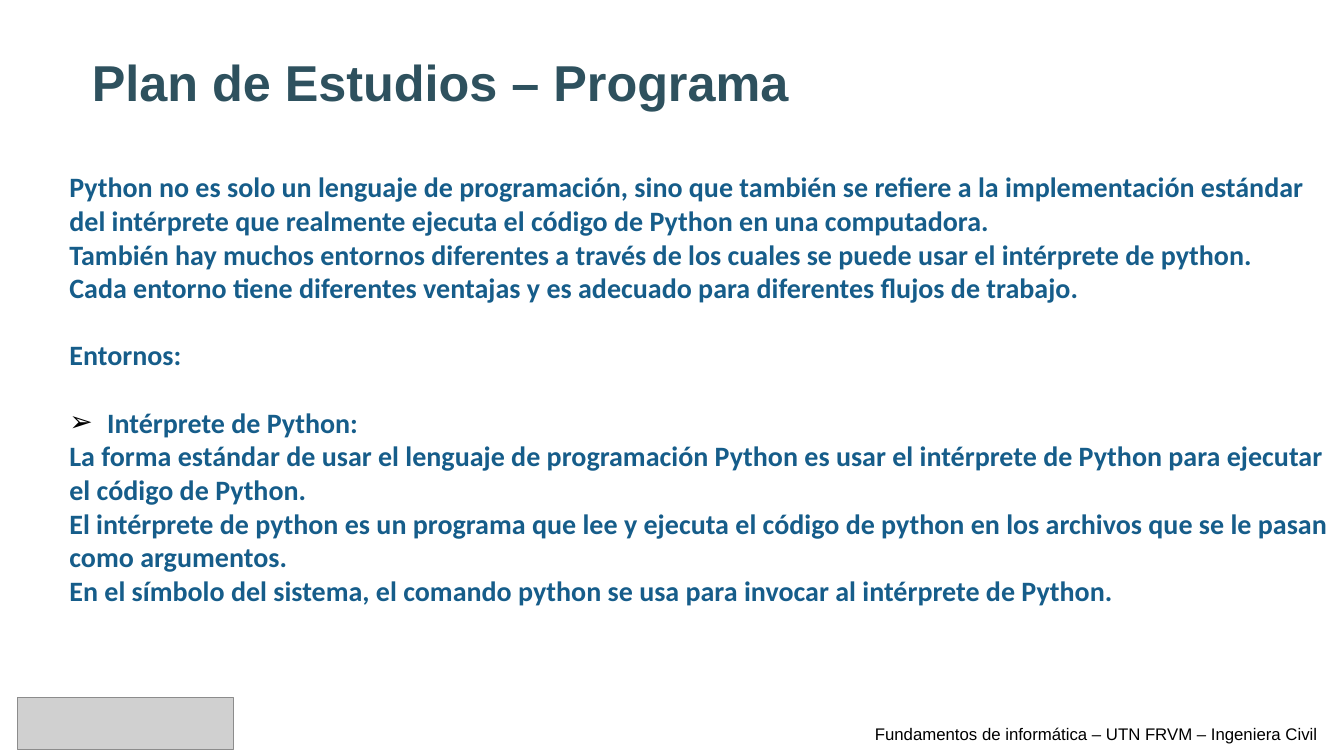
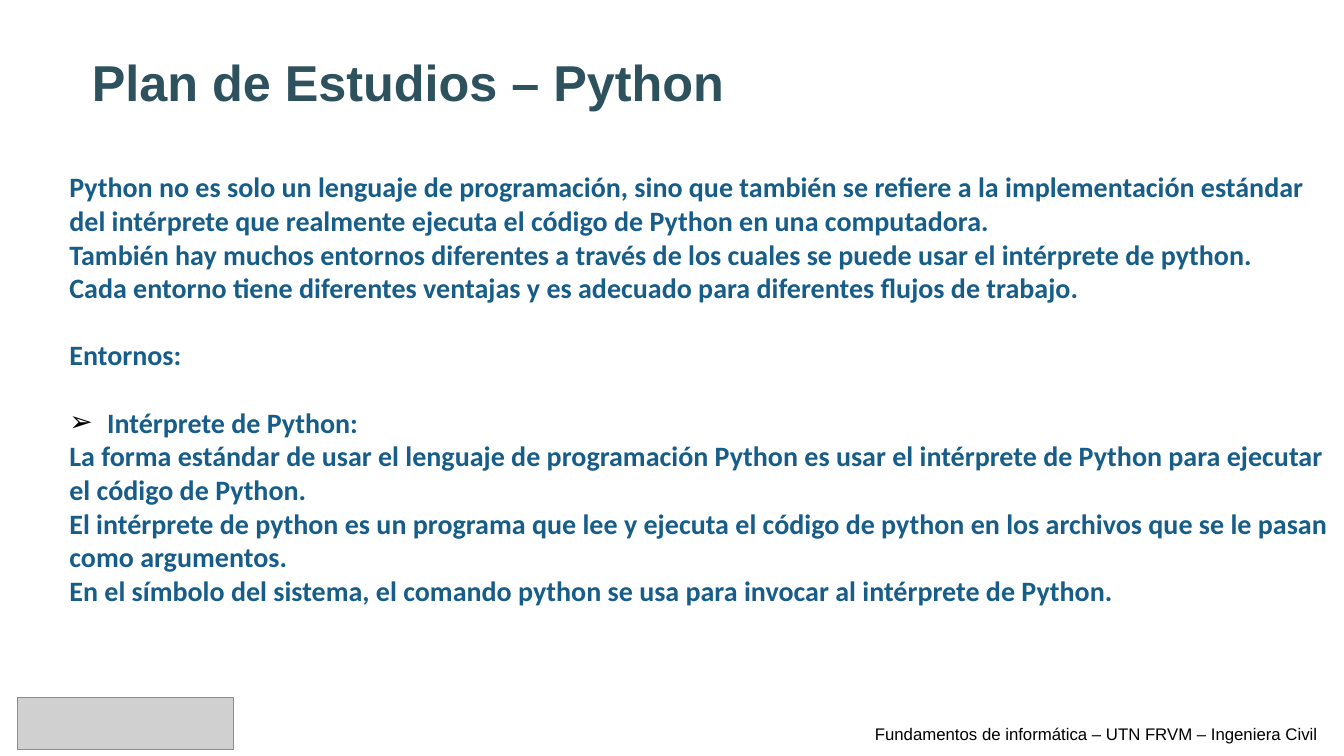
Before and after one commit to asdoffo/Fundamentos-de-informatica, a slide deck: slide 7 of Clase 1/Teoria/Clase 1 - Presentación.pptx. Drawn at 1344x756 pixels with LibreOffice and Linux fonts; fonts in the diff are those of the drawing; grey boxes stand for pictures. Boxes give left, top, right and bottom in pixels: in the first picture for what was removed or moved away, otherwise in the second. Text is boxed around its words. In the diff, an @@ line names an element or a change of style, - is before the commit and + after.

```diff
--- a/Clase 1/Teoria/Clase 1 - Presentación.pptx
+++ b/Clase 1/Teoria/Clase 1 - Presentación.pptx
@@ title at [92,64,724,111]: text changed @@
-Plan de Estudios – Programa
+Plan de Estudios – Python
```
Also in this commit, not shown: 3 other slides changed.
